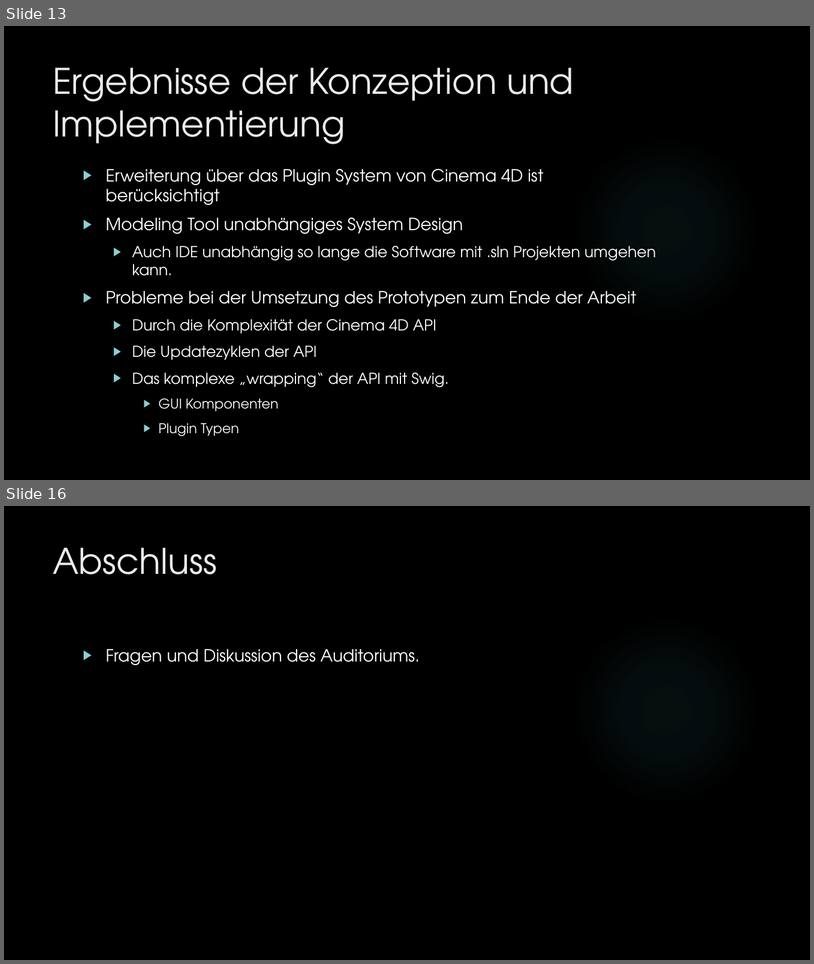
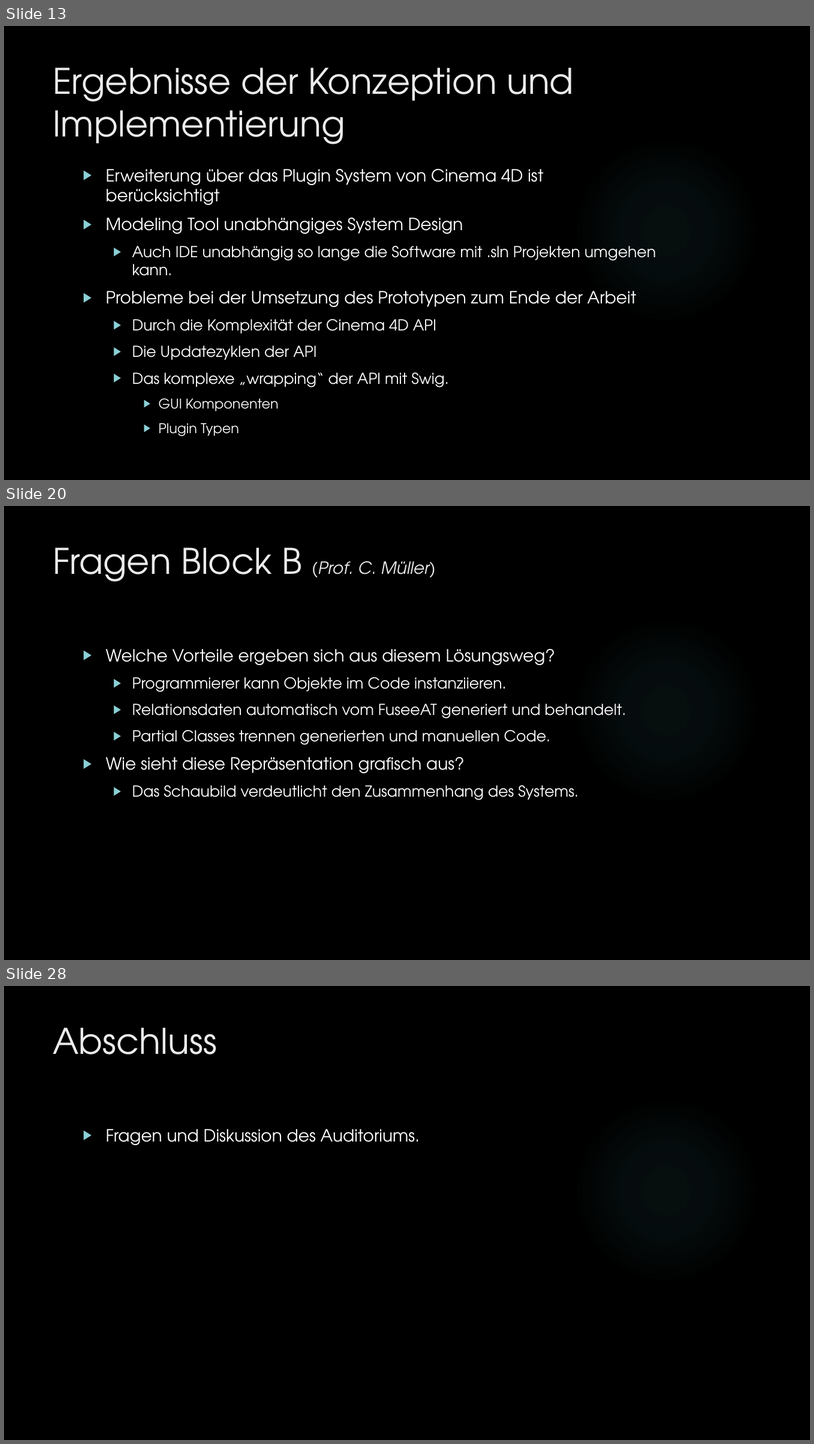
Before and after one commit to dNovel/MasterThesisWS1415, a slide deck: Disputation/Praesentation_DominikSteffen.pptx. Shown one above the other, each under a label of ours: slides 13 and 16 before the commit, slides 13, 20 and 28 after it; the slides between them are not shown. The pictures are 814x964 and 814x1444 pixels, drawn with LibreOffice and Linux fonts; fonts in the diff are those of the drawing; background and template pictures are left out. Boxes give left, top, right and bottom in pixels: in the first picture for what was removed or moved away, otherwise in the second. Text is boxed around its words. In the diff, an @@ line names an element or a change of style, - is before the commit and + after.

Commit message:
Fragen von Prof. Müller eingefügt
Fragen eingefügt und beantwortet. Nächster Schritt: Prof. Taube

```diff
--- a/Disputation/Praesentation_DominikSteffen.pptx
+++ b/Disputation/Praesentation_DominikSteffen.pptx
@@ slide 20 added at bbox=[4, 506, 810, 960], background picture (left out); not listed: 1 template element that a slide beside it also shows @@
@@ title added at bbox=[53, 547, 436, 582], 20 pt, text #EBEBEB, italic @@
+Fragen Block B (Prof. C. Müller)
@@ text added at bbox=[106, 649, 627, 800], 18 pt, text #FFFFFF @@
+▶ Welche Vorteile ergeben sich aus diesem Lösungsweg?
+  ▶ Programmierer kann Objekte im Code instanziieren.
+  ▶ Relationsdaten automatisch vom FuseeAT generiert und behandelt.
+  ▶ Partial Classes trennen generierten und manuellen Code.
+▶ Wie sieht diese Repräsentation grafisch aus?
+  ▶ Das Schaubild verdeutlicht den Zusammenhang des Systems.
@@ what was slide 16 is now slide 28 @@
```
Also in this commit, not shown: 2 slides changed, 11 other slides added, 2 other files.
